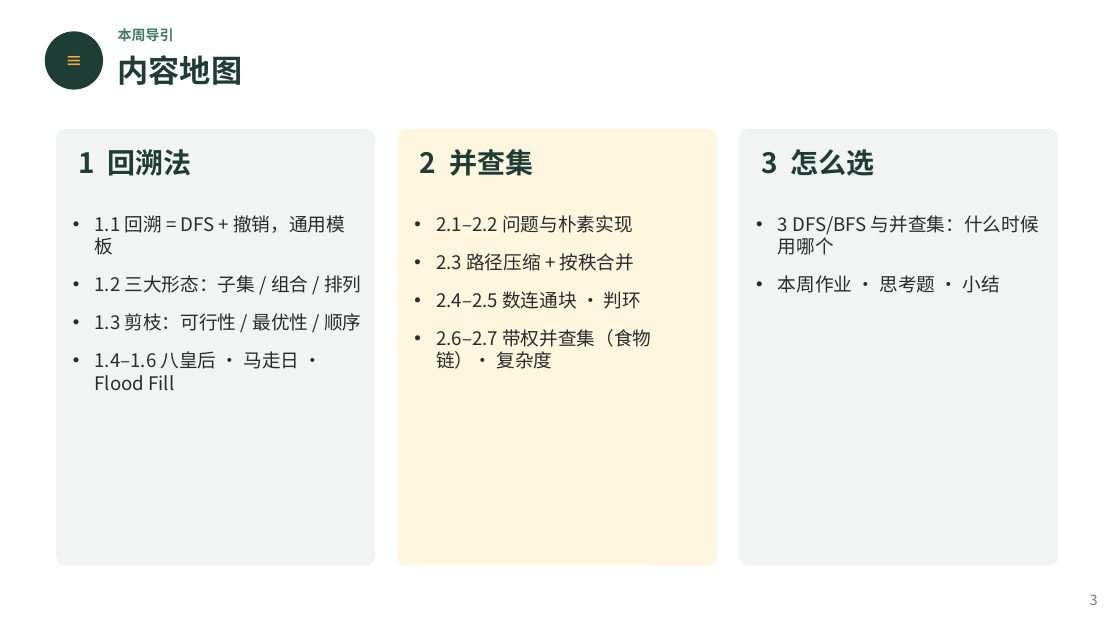
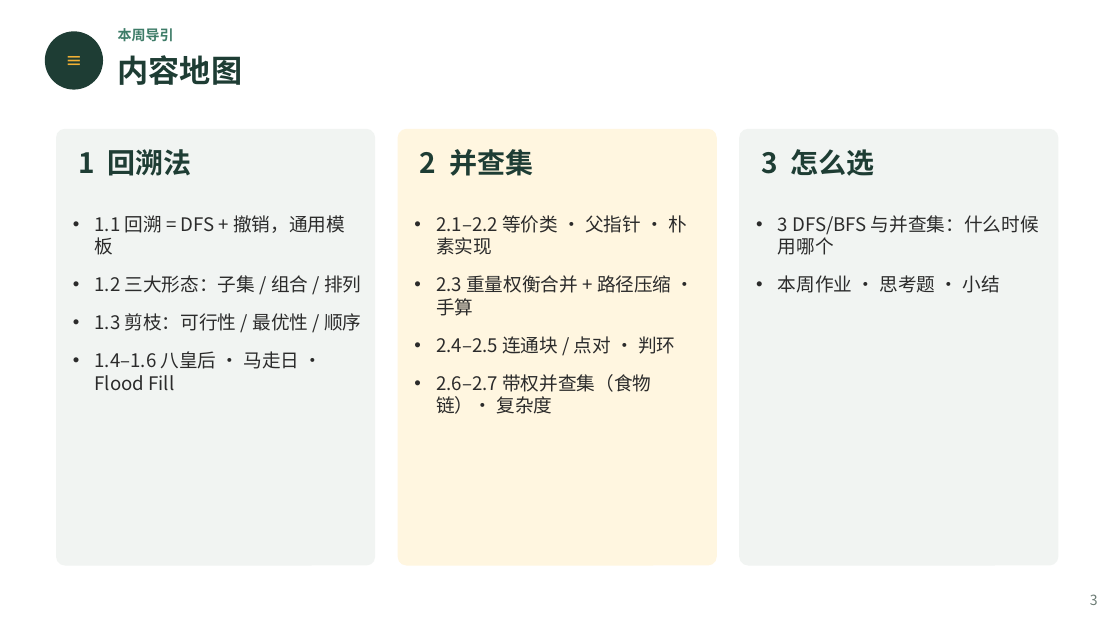
Before and after one commit to GMyhf/2026fall-cs101, a slide deck: slide 3 of courseware/202610_ADS_W09_Recursion_Backtracking_DSU.pptx. Drawn at 1120x630 pixels with LibreOffice and Linux fonts; fonts in the diff are those of the drawing. Boxes give left, top, right and bottom in pixels: in the first picture for what was removed or moved away, otherwise in the second. Text is boxed around its words. In the diff, an @@ line names an element or a change of style, - is before the commit and + after.

```diff
--- a/courseware/202610_ADS_W09_Recursion_Backtracking_DSU.pptx
+++ b/courseware/202610_ADS_W09_Recursion_Backtracking_DSU.pptx
@@ text at box(436, 215, 687, 354): text changed @@
-• 2.1–2.2 问题与朴素实现
-• 2.3 路径压缩 + 按秩合并
-• 2.4–2.5 数连通块 · 判环
+• 2.1–2.2 等价类 · 父指针 · 朴素实现
+• 2.3 重量权衡合并 + 路径压缩 · 手算
+• 2.4–2.5 连通块 / 点对 · 判环
```
Also in this commit, not shown: 12 other slides changed, 9 slides added, 13 other files.
